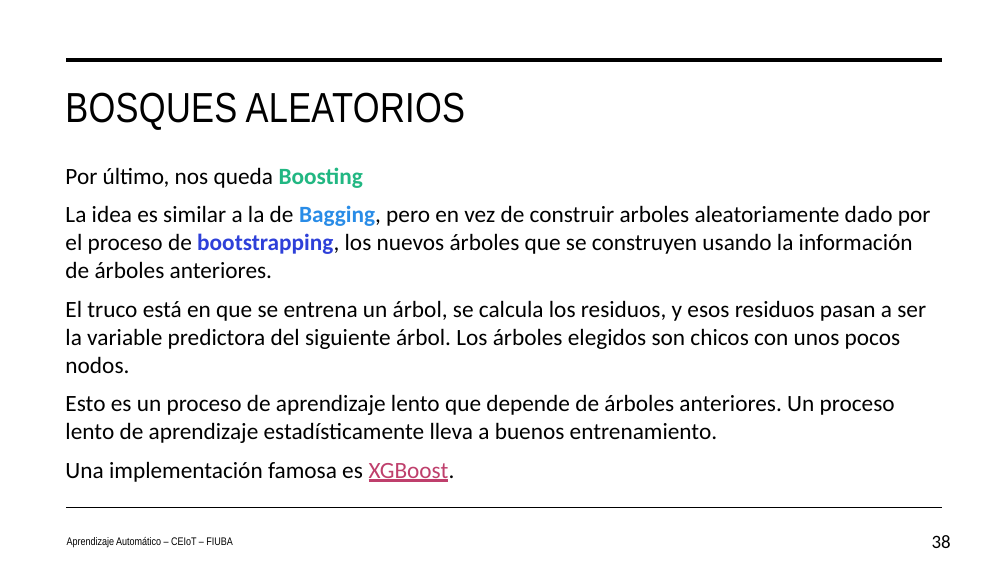
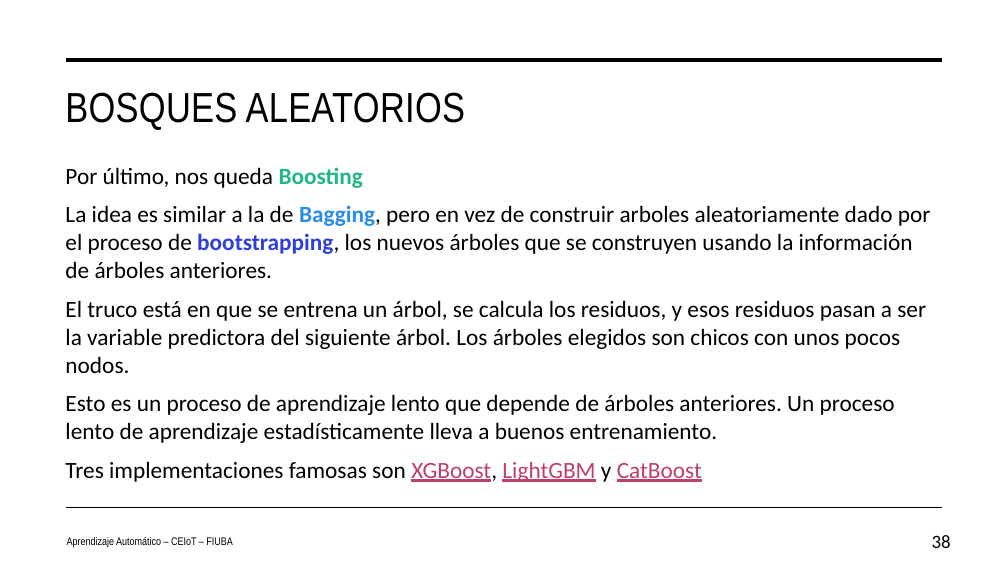
Before and after one commit to facundolucianna/Apre_Aut_CEIoT, a slide deck: slide 38 of clase7/teoria/clase7.pptx. Drawn at 1008x567 pixels with LibreOffice and Linux fonts; fonts in the diff are those of the drawing. Boxes give left, top, right and bottom in pixels: in the first picture for what was removed or moved away, otherwise in the second. Text is boxed around its words. In the diff, an @@ line names an element or a change of style, - is before the commit and + after.

Commit message:
Added CatBoost instead of XGBoost

```diff
--- a/clase7/teoria/clase7.pptx
+++ b/clase7/teoria/clase7.pptx
@@ text at (x1=65, y1=461, x2=702, y2=482): text changed @@
-Una implementación famosa es XGBoost.
+Tres implementaciones famosas son XGBoost, LightGBM y CatBoost
```
Also in this commit, not shown: 5 other files.
